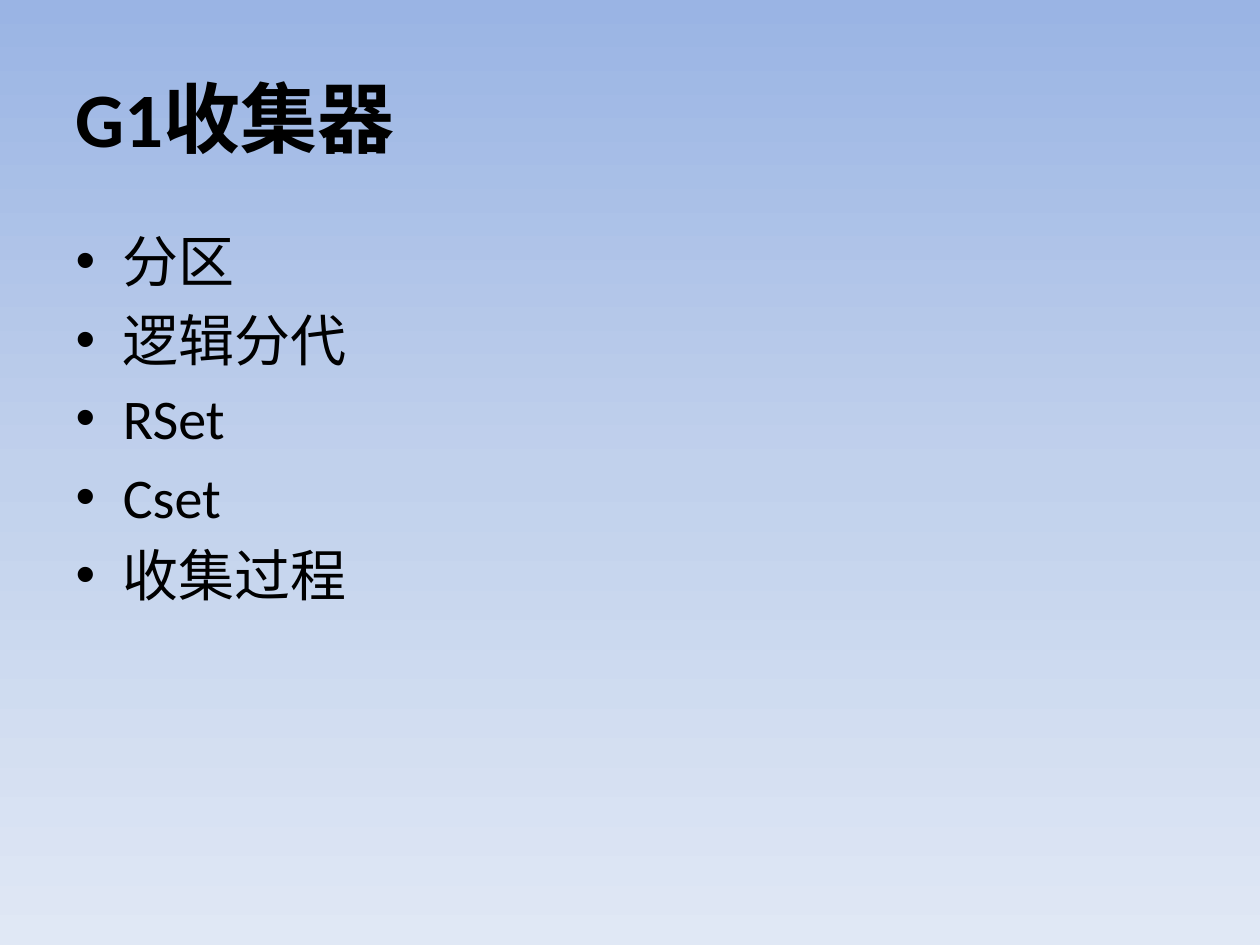
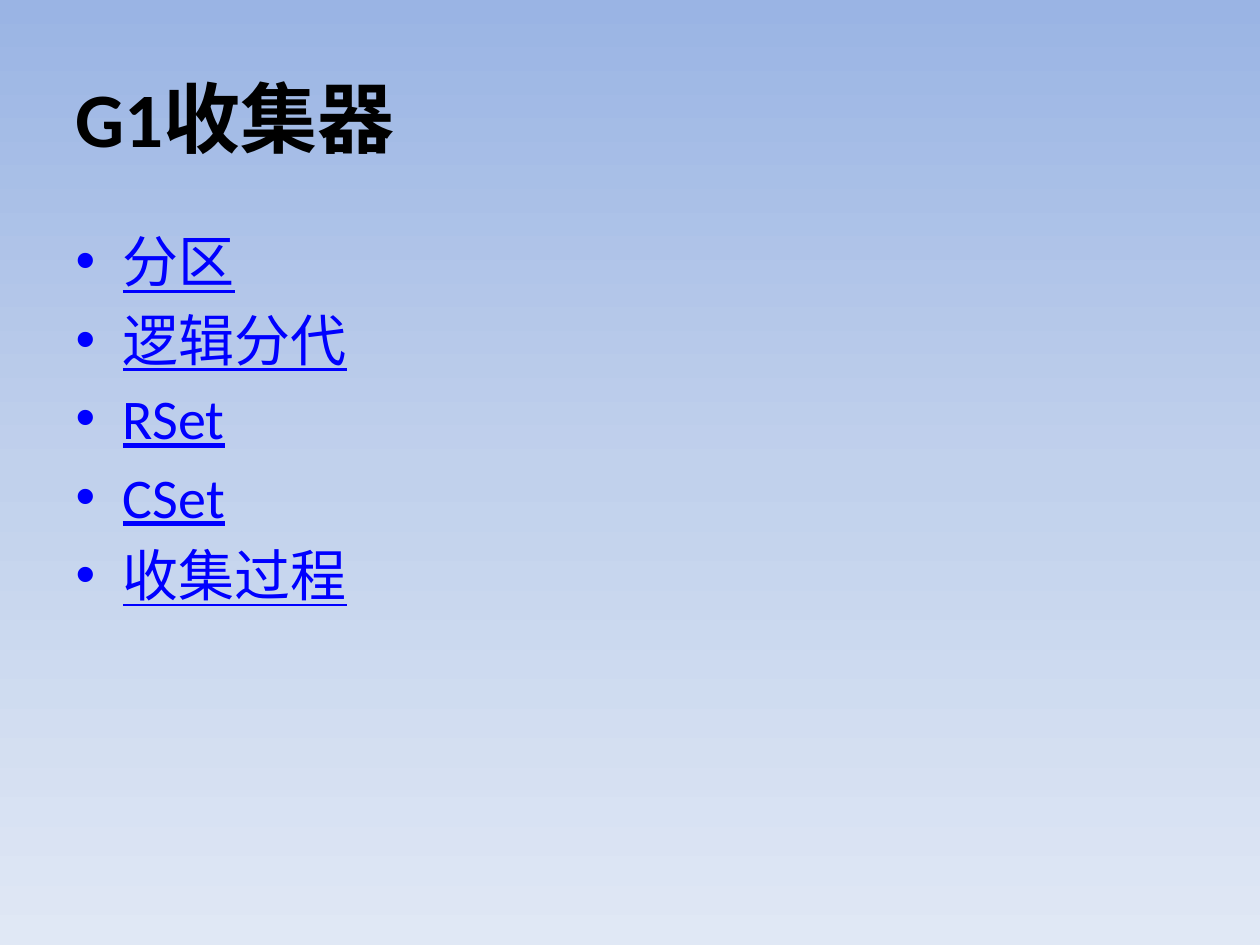
Before and after one commit to Aissue/myLearn, a slide deck: slide 16 of aboutGC/src/files/GC.pptx. Drawn at 1260x945 pixels with LibreOffice and Linux fonts; fonts in the diff are those of the drawing. Boxes give left, top, right and bottom in pixels: in the first picture for what was removed or moved away, otherwise in the second. Text is boxed around its words. In the diff, an @@ line names an element or a change of style, - is before the commit and + after.

```diff
--- a/aboutGC/src/files/GC.pptx
+++ b/aboutGC/src/files/GC.pptx
@@ text at <box>123,236,347,606</box>: text colour #000000 to #0000FF, underline on in "分区", "逻辑分代", "RSet", "收集过程" @@
@@ text at <box>123,481,225,526</box>: text changed; text colour #000000 to #0000FF @@
-• Cset
+• CSet
```
Also in this commit, not shown: 2 other slides changed.
